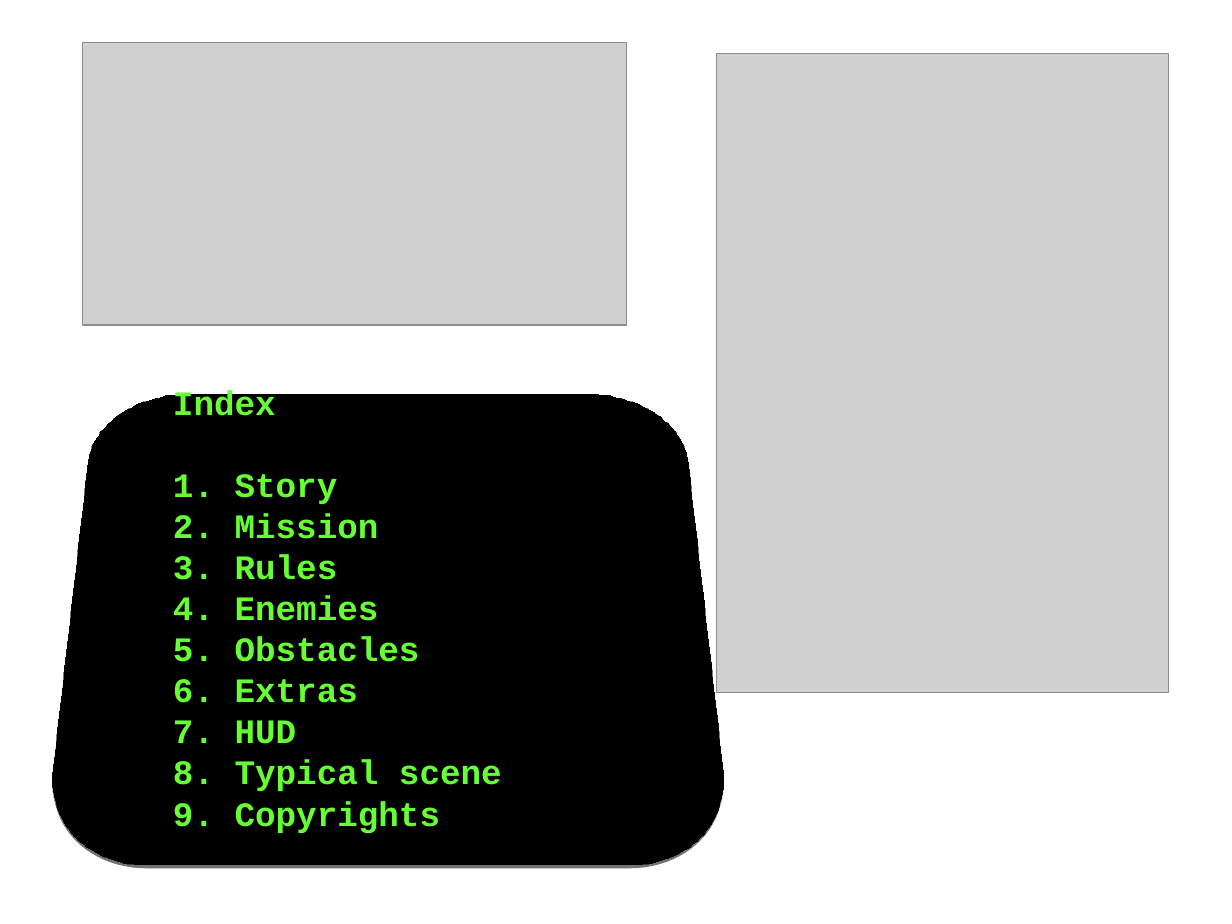
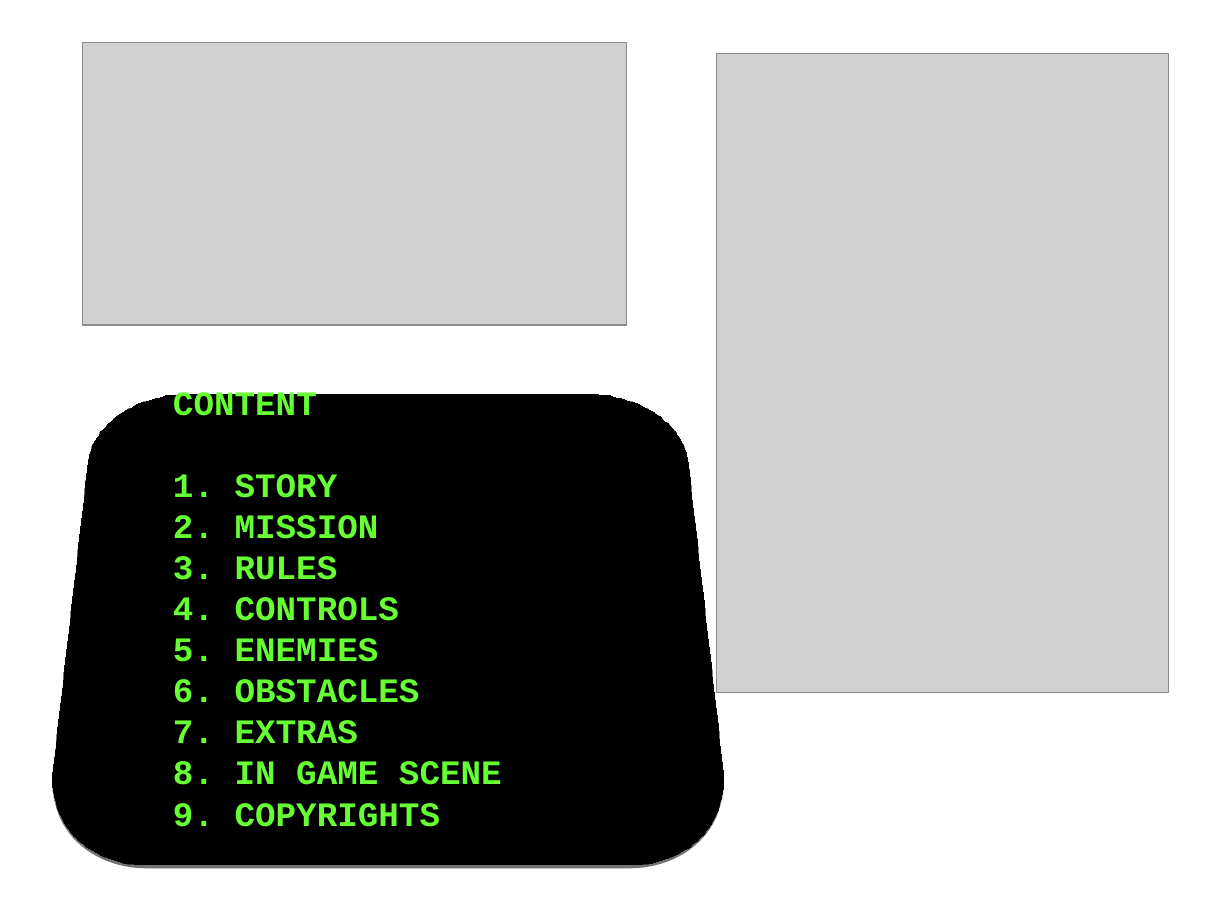
Before and after one commit to srad/SpaceBIT, a slide deck: slide 1 of handbook/SpaceBIT - Handbook.pptx. Drawn at 1232x924 pixels with LibreOffice and Linux fonts; fonts in the diff are those of the drawing; grey boxes stand for pictures; background and template pictures are left out. Boxes give left, top, right and bottom in pixels: in the first picture for what was removed or moved away, otherwise in the second. Text is boxed around its words. In the diff, an @@ line names an element or a change of style, - is before the commit and + after.

Commit message:
* Proper set up of almost all screens, model screen is missing * Load screen now shown first before game actually starts loading

```diff
--- a/handbook/SpaceBIT - Handbook.pptx
+++ b/handbook/SpaceBIT - Handbook.pptx
@@ text in rounded rectangle at [173,390,502,827]: text changed @@
-Index
-1. Story
-2. Mission
-3. Rules
-4. Enemies
-5. Obstacles
-6. Extras
-7. HUD
-8. Typical scene
-9. Copyrights
+CONTENT
+1. STORY
+2. MISSION
+3. RULES
+4. CONTROLS
+5. ENEMIES
+6. OBSTACLES
+7. EXTRAS
+8. IN GAME SCENE
+9. COPYRIGHTS
```
Also in this commit, not shown: 7 other slides changed, 3 slides added, 35 other files.
